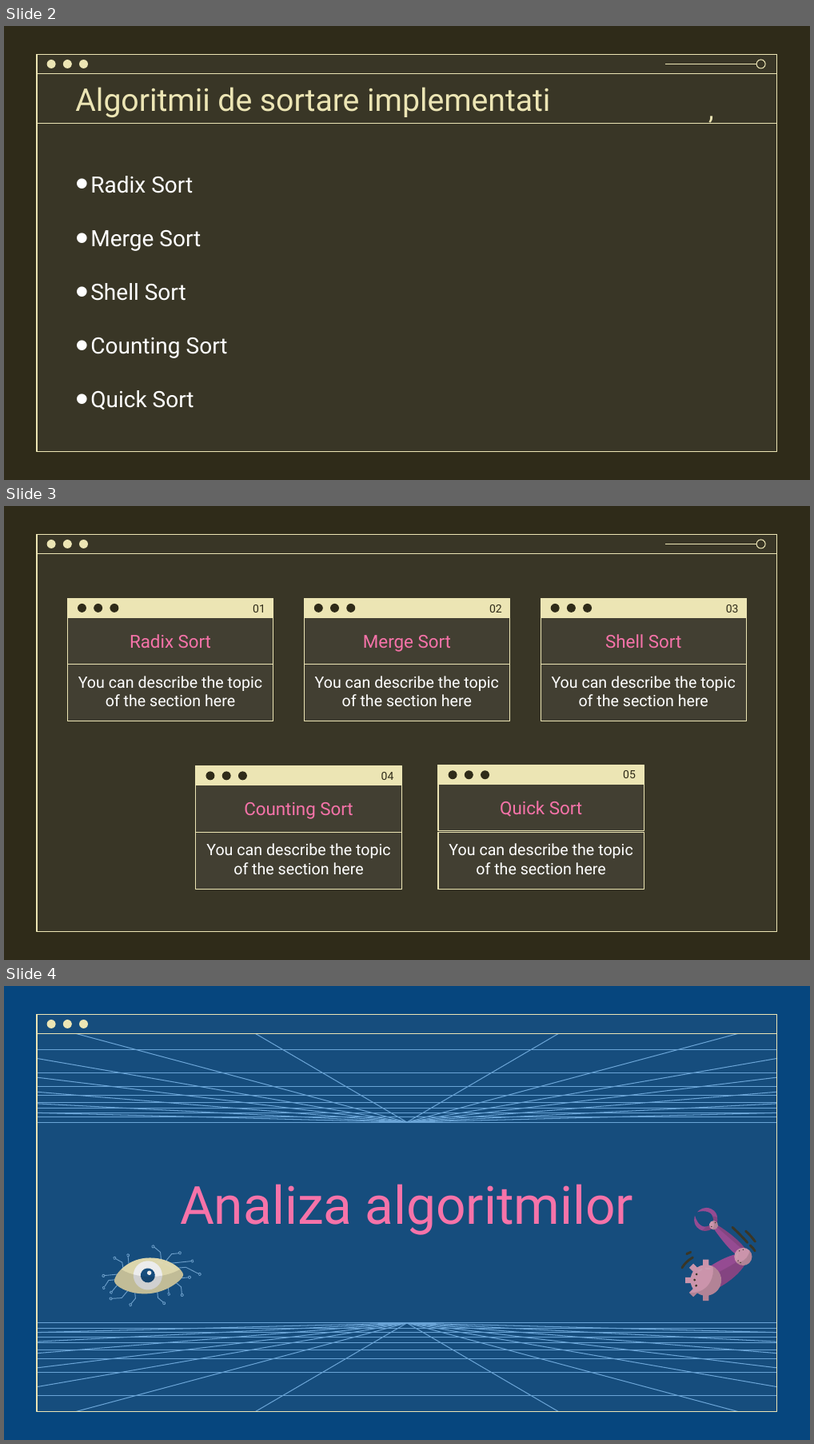
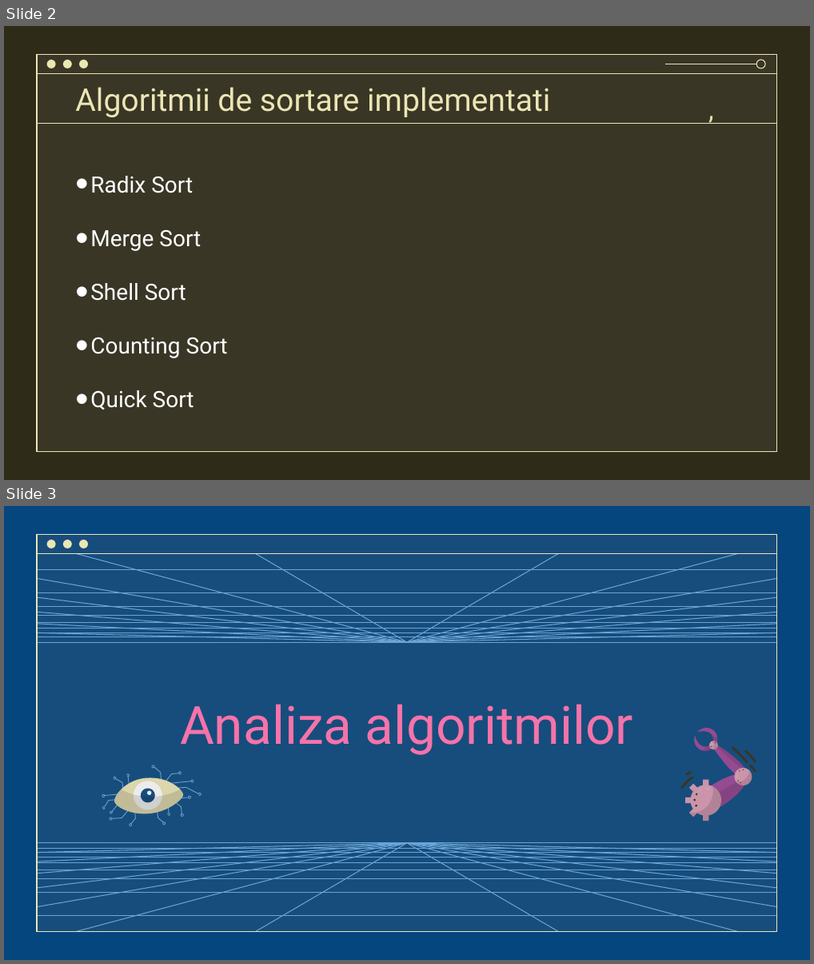
Before and after one commit to DariaClem/Comparison-of-sorting-algorithms, a slide deck: Proiect1_SD.pptx. Shown one above the other, each under a label of ours: slides 2, 3 and 4 before the commit, slides 2 and 3 after it. The pictures are 814x1444 and 814x964 pixels, drawn with LibreOffice and Linux fonts; fonts in the diff are those of the drawing; background and template pictures are left out. Boxes give left, top, right and bottom in pixels: in the first picture for what was removed or moved away, otherwise in the second. Text is boxed around its words. In the diff, an @@ line names an element or a change of style, - is before the commit and + after.

```diff
--- a/Proiect1_SD.pptx
+++ b/Proiect1_SD.pptx
@@ slide 3 removed at [4,506,810,960], background picture (left out); not listed: 8 template elements that a slide beside it also shows @@
@@ title removed at [68,617,274,664] @@
-Radix Sort
@@ group removed at [68,598,274,720]: 3 ellipses, 2 rectangles @@
@@ title removed at [253,604,266,612] @@
-01
@@ title removed at [304,617,510,664] @@
-Merge Sort
@@ group removed at [304,598,510,720]: 3 ellipses, 2 rectangles @@
@@ title removed at [490,604,502,612] @@
-02
@@ title removed at [541,617,747,664] @@
-Shell Sort
@@ group removed at [541,598,747,720]: 3 ellipses, 2 rectangles @@
@@ title removed at [726,604,739,612] @@
-03
@@ subtitle removed at [68,664,274,721] @@
-You can describe the topic of the section here
@@ subtitle removed at [304,664,510,721] @@
-You can describe the topic of the section here
@@ subtitle removed at [541,664,747,721] @@
-You can describe the topic of the section here
@@ title removed at [196,785,402,832] @@
-Counting Sort
@@ group removed at [196,766,402,888]: 3 ellipses, 2 rectangles @@
@@ title removed at [382,772,394,780] @@
-04
@@ title removed at [438,784,645,831] @@
-Quick Sort
@@ group removed at [438,765,645,888]: 3 ellipses, 2 rectangles @@
@@ title removed at [623,770,636,778] @@
-05
@@ subtitle removed at [196,832,402,889] @@
-You can describe the topic of the section here
@@ subtitle removed at [438,832,645,889] @@
-You can describe the topic of the section here
@@ what was slide 4 is now slide 3 @@
```
Also in this commit, not shown: 1 slide changed.
